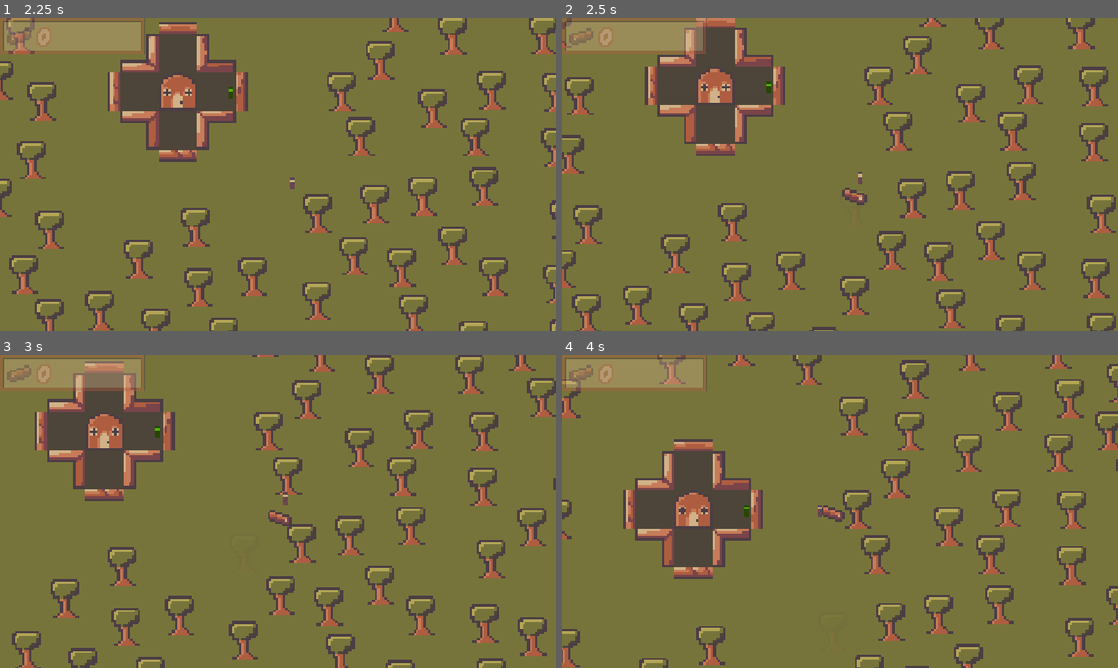
Above: before the commit, frames 1-4 (two rows, left to right).
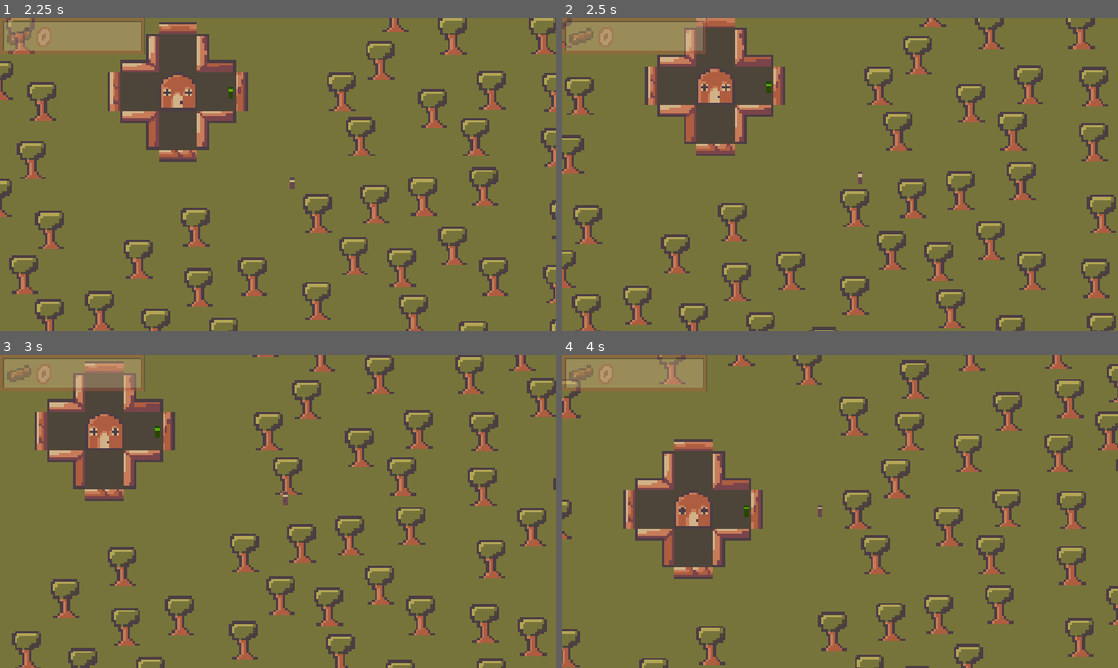
Above: after the commit, the same moments.

Repository: jacksonmist/DeforestStation
Game: Godot game, scene res://Scenes/Root.tscn
The game is run twice, just before and just after one commit, with the same random seed, the same clock (stepped at 60 frames per second) and the same inputs.
Inputs (mouse positions are in pixels of both pictures, inside the frame that each line leads up to):
- Up to frame 1 (2.25 s): move the mouse to (278, 174) at 0.52 s; press the mouse at (278, 174) at 0.53 s; hold D (Right) 0.53-1.28 s; move the mouse to (166, 190) at 1.27 s; release the mouse at (166, 190) at 1.28 s; hold S (Down) 1.28-2.03 s; click (166, 190) at 1.35 s; move the mouse to (333, 105) at 2.02 s; press the mouse at (333, 105) at 2.03 s; hold D (Right) from 2.03 s (still down)
- Up to frame 2 (2.5 s): keep holding D (Right)
- Up to frame 3 (3 s): move the mouse to (250, 574) at 2.77 s; release D (Right) at 2.78 s; release the mouse at (250, 574) at 2.78 s; hold W (Up) from 2.78 s (still down); click (250, 574) at 2.85 s
- Up to frame 4 (4 s): move the mouse to (1006, 558) at 3.52 s; release W (Up) at 3.53 s; press the mouse at (1006, 558) at 3.53 s; hold A (Left) from 3.53 s (still down)

Frame 1 is identical in both runs. In frame 2, 0.4% of the frame differs, in the area x 50-56%, y 54-67%; in frame 3, 0.5%; in frame 4, 0.5%, in the area x 46-52%, y 48-95%.

Commit message:
Fixed damage dealing

Diff:
--- a/Scenes/Root.tscn
+++ b/Scenes/Root.tscn
@@ -135,7 +135,8 @@
 house = NodePath("../House")
 structure_manager = NodePath("../StructureManager")
 speed = 50.0
-aps = 50.0
+aps = 2.0
+damage = 1.0
 
 [node name="CollisionShape2D" type="CollisionShape2D" parent="Player" unique_id=759726425]
 shape = SubResource("CircleShape2D_ltfbr")
@@ -145,7 +146,7 @@
 position_smoothing_enabled = true
 
 [node name="AttackCircle" parent="Player" unique_id=1872592653 instance=ExtResource("13_75oan")]
-collision_mask = 28
+collision_mask = 12
 
 [node name="Sprite2D" type="Sprite2D" parent="Player" unique_id=229233852]
 texture = ExtResource("15_fauc5")
--- a/Scripts/entity.gd
+++ b/Scripts/entity.gd
@@ -30,7 +30,7 @@
 		if child.has_method("setup"):
 			child.setup(self)
 	timer = Timer.new()
-	timer.wait_time = attack_cooldown
+	update_attack_cooldown()
 	timer.one_shot = true
 	timer.autostart = false
 	add_child(timer)
@@ -46,9 +46,12 @@
 func attack():
 	if not can_attack:
 		return
-	var target = imm_targets[0]
-	if target.has_method("take_damage"):
-		target.take_damage(damage)
+	var chosen
+	for target in imm_targets:
+		if target.has_method("set_active") and target.is_active:
+			chosen = target
+	if chosen and chosen.has_method("take_damage"):
+		chosen.take_damage(damage)
 		can_attack = false
 		timer.start()
 
